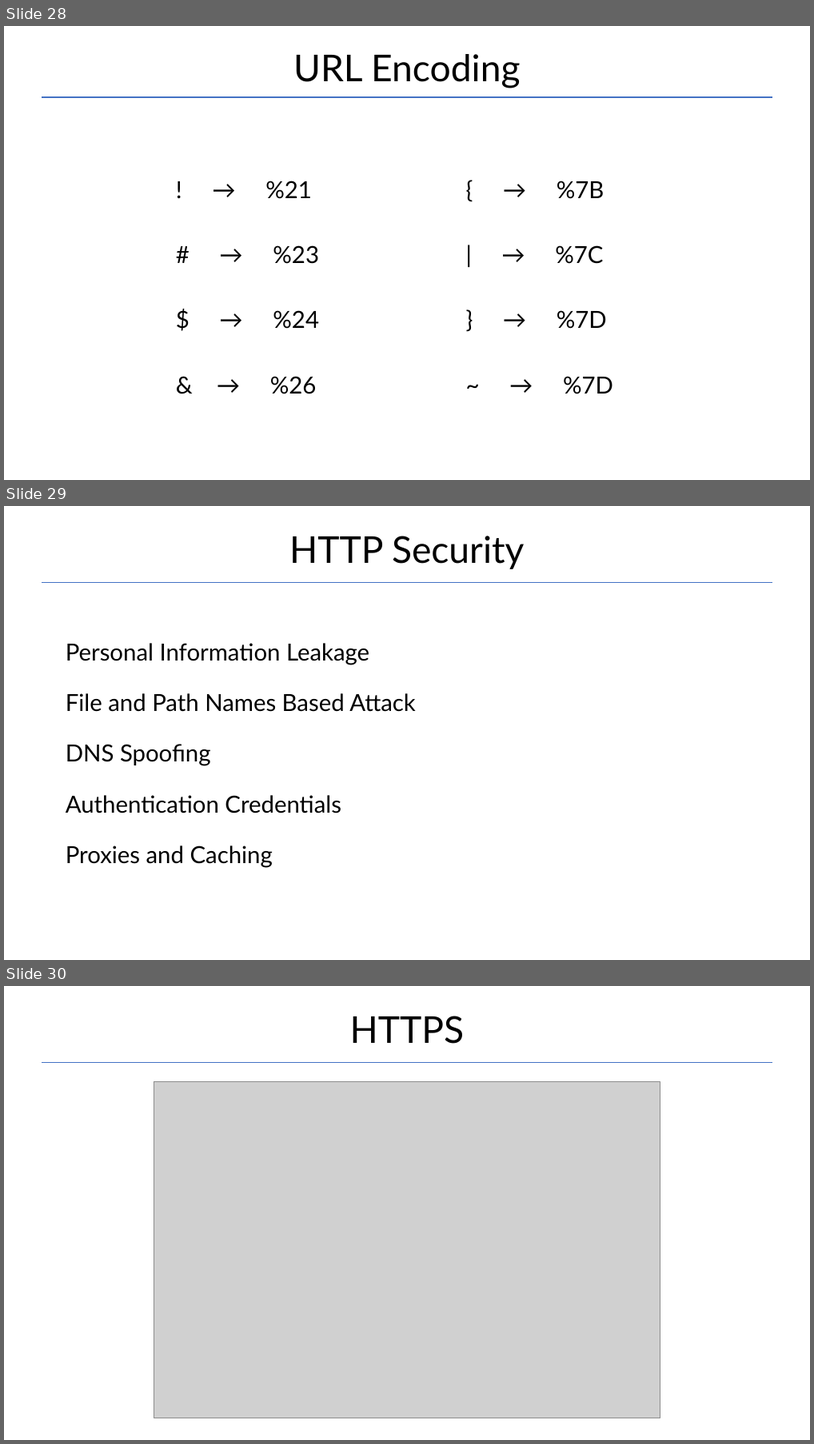
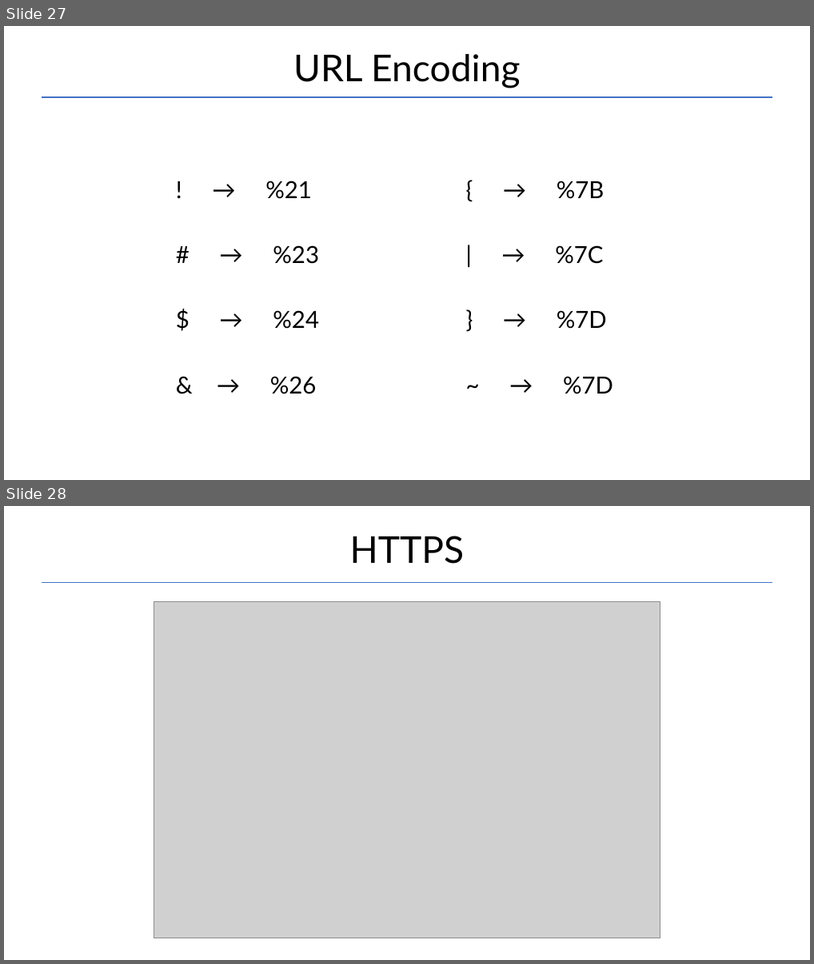
Before and after one commit to Garnik94/Levelup_presentations, a slide deck: Http/Http_presentation.pptx. Shown one above the other, each under a label of ours: slides 28, 29 and 30 before the commit, slides 27 and 28 after it. The pictures are 814x1444 and 814x964 pixels, drawn with LibreOffice and Linux fonts; fonts in the diff are those of the drawing; grey boxes stand for pictures. Boxes give left, top, right and bottom in pixels: in the first picture for what was removed or moved away, otherwise in the second. Text is boxed around its words. In the diff, an @@ line names an element or a change of style, - is before the commit and + after.

```diff
--- a/Http/Http_presentation.pptx
+++ b/Http/Http_presentation.pptx
@@ slide 29 removed at (x1=4, y1=506, x2=810, y2=960), background #FFFFFF @@
@@ title removed at (x1=290, y1=536, x2=524, y2=569) @@
-HTTP Security
@@ line removed from (42, 582) to (773, 582) @@
@@ text removed at (x1=66, y1=643, x2=416, y2=868) @@
-Personal Information Leakage
-File and Path Names Based Attack
-DNS Spoofing
-Authentication Credentials
-Proxies and Caching
@@ what was slide 28 is now slide 27 @@
@@ what was slide 30 is now slide 28 @@
```
Also in this commit, not shown: 5 slides changed, 1 other slide removed, 2 other files.
